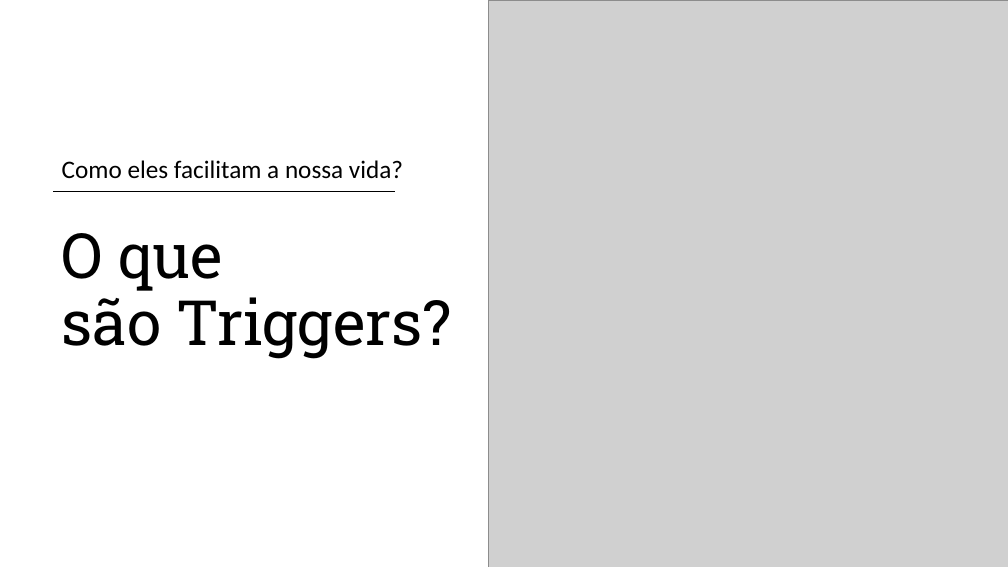
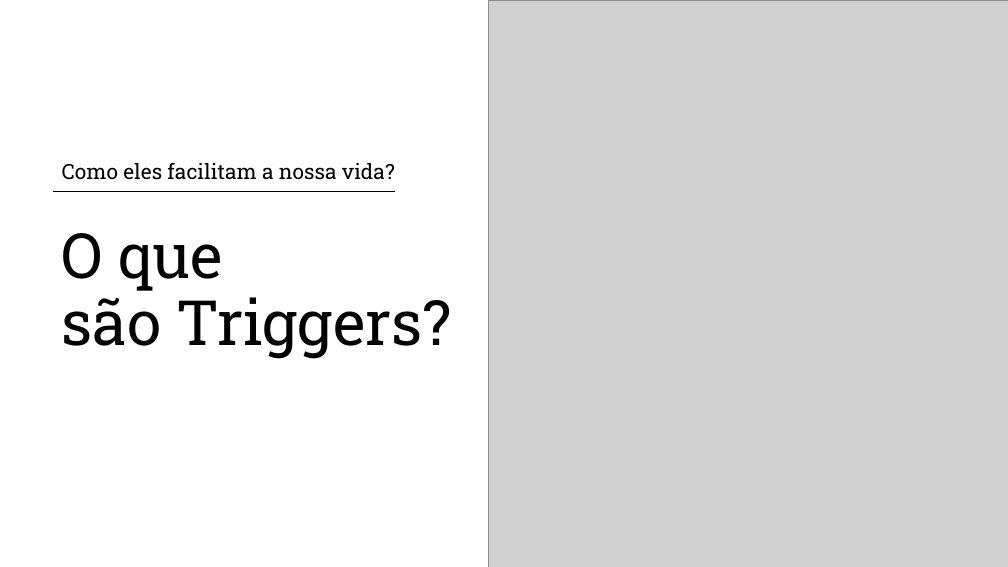
Before and after one commit to carlosmorette/triggers-sql, a slide deck: slide 1 of Apresentação.pptx. Drawn at 1008x567 pixels with LibreOffice and Linux fonts; fonts in the diff are those of the drawing; grey boxes stand for pictures. Boxes give left, top, right and bottom in pixels: in the first picture for what was removed or moved away, otherwise in the second. Text is boxed around its words. In the diff, an @@ line names an element or a change of style, - is before the commit and + after.

```diff
--- a/Apresentação.pptx
+++ b/Apresentação.pptx
@@ subtitle "Como eles facilitam a nossa ..." at (62,162,395,180): size 24 to 20 pt, font Calibri to Roboto Slab @@
```
Also in this commit, not shown: 3 other slides changed, 1 slide added, 6 other files.
